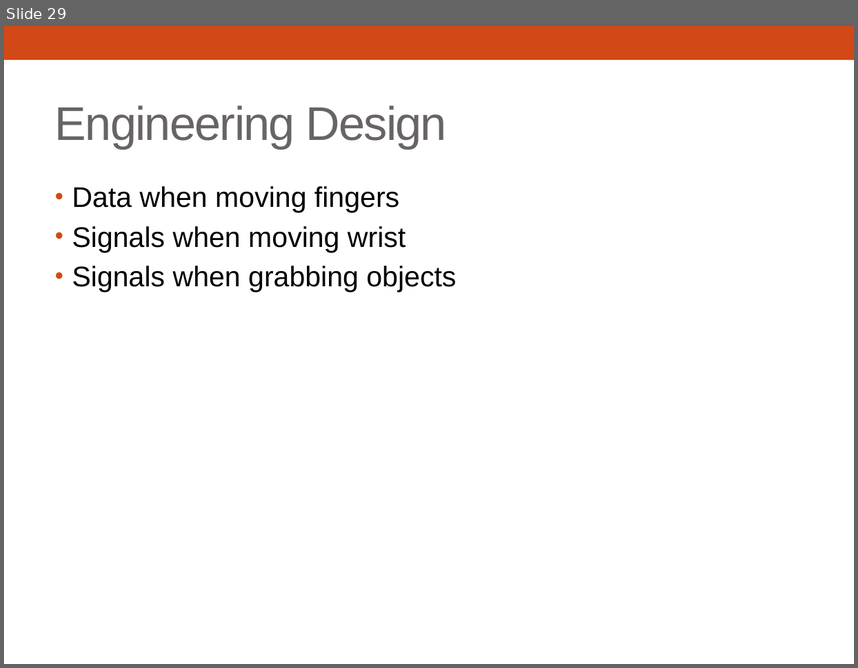
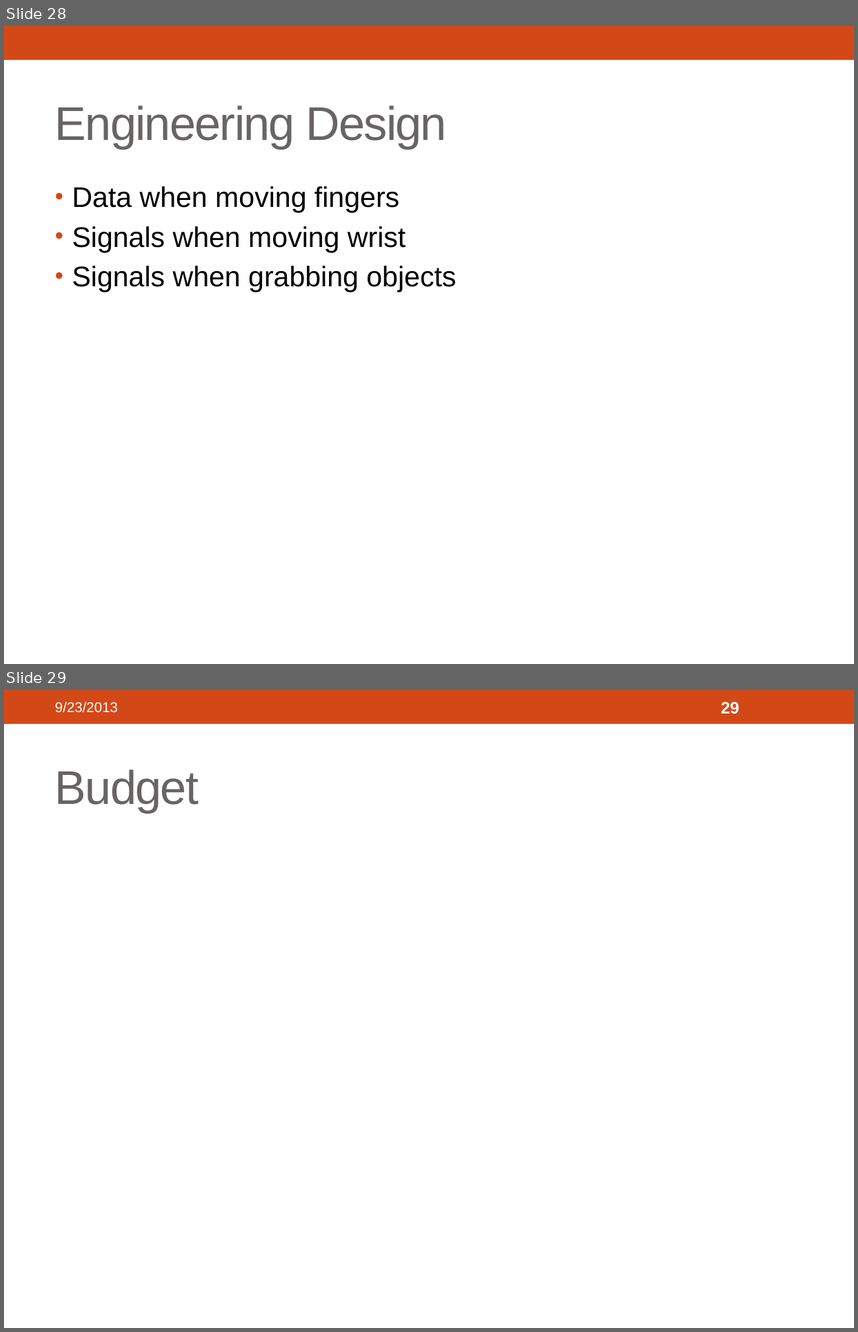
Before and after one commit to 3D-Printed-Granular-Jamming-Hand/3d-printed-granular-jamming-hand, a slide deck: ProgressReports/Presentation 1 Segments/3d-Printed Granular Jamming Hand.pptx. Shown one above the other, each under a label of ours: slide 29 before the commit, slides 28 and 29 after it. The pictures are 858x668 and 858x1332 pixels, drawn with LibreOffice and Linux fonts; fonts in the diff are those of the drawing. Boxes give left, top, right and bottom in pixels: in the first picture for what was removed or moved away, otherwise in the second. Text is boxed around its words. In the diff, an @@ line names an element or a change of style, - is before the commit and + after.

```diff
--- a/ProgressReports/Presentation 1 Segments/3d-Printed Granular Jamming Hand.pptx
+++ b/ProgressReports/Presentation 1 Segments/3d-Printed Granular Jamming Hand.pptx
@@ slide 29 added at [4,690,854,1328], background #FFFFFF; not listed: 1 template element that a slide beside it also shows @@
@@ text added at [55,702,118,713], 12 pt, text #FFFFFF @@
+9/23/2013
@@ page number added at [721,702,740,714], 14 pt, text #FFFFFF, bold @@
+29
@@ title added at [55,769,199,813], 40 pt, text #696464 @@
+Budget
@@ what was slide 29 is now slide 28 @@
```
Also in this commit, not shown: 5 slides changed, 1 other slide added.
